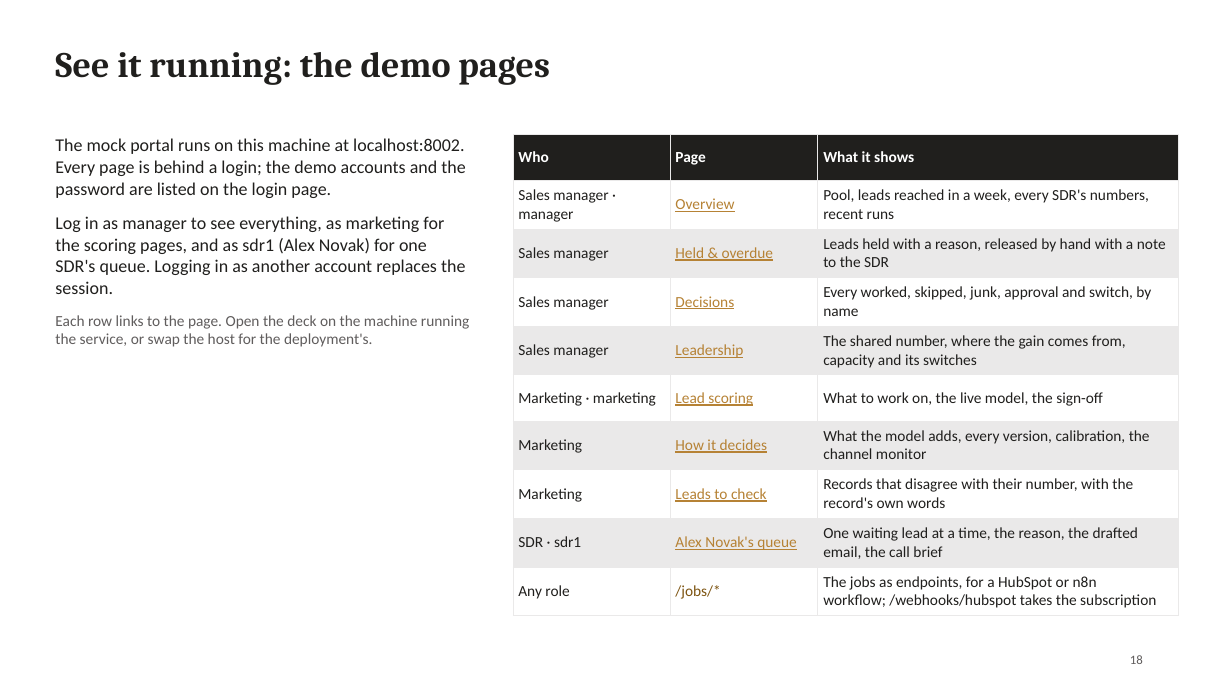
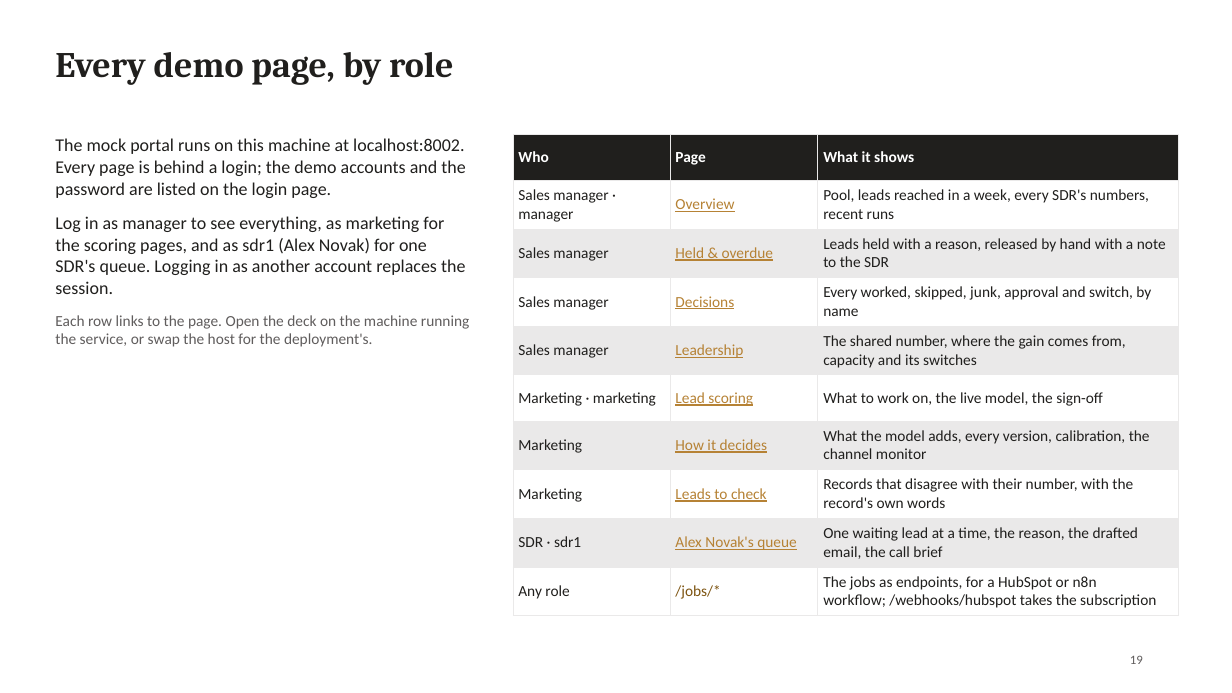
Before and after one commit to Ash1129/AuxoCase, a slide deck: slide 19 of docs/decks/AuxoCase-CTO-technical-walkthrough.pptx (slide 18 before the commit). Drawn at 1232x693 pixels with LibreOffice and Linux fonts; fonts in the diff are those of the drawing. Boxes give left, top, right and bottom in pixels: in the first picture for what was removed or moved away, otherwise in the second. Text is boxed around its words. In the diff, an @@ line names an element or a change of style, - is before the commit and + after.

```diff
--- a/docs/decks/AuxoCase-CTO-technical-walkthrough.pptx
+++ b/docs/decks/AuxoCase-CTO-technical-walkthrough.pptx
@@ title at <box>55,52,453,85</box>: text changed @@
-See it running: the demo pages
+Every demo page, by role
@@ page number at <box>1130,655,1143,664</box>: text changed @@
-18
+19
```
Also in this commit, not shown: 1 slide added, 6 other files.
